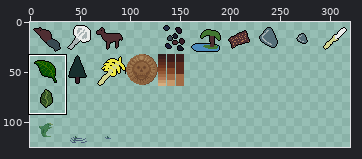
File history of a sprite sheet, tiles/resources.png. Above, an overview of the earlier version with the close-up marked.
Close-up. The starting point:
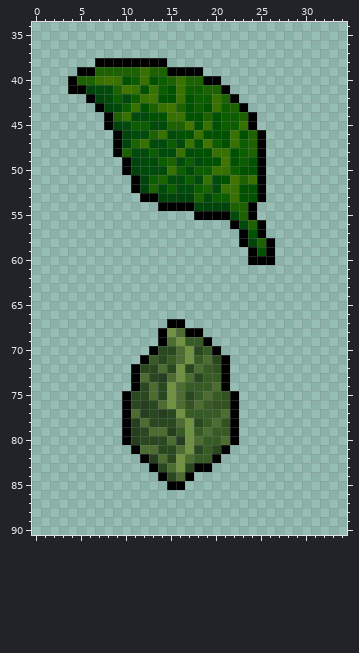
The file is 320x128 pixels. Colours within 5 levels of each other are drawn and written as one. Shown: x 0..34, y 34..90. The wide view leaves out empty margins.
The same view after the edit:
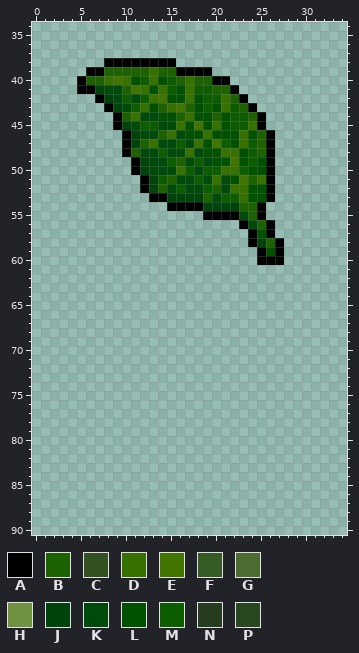
Palette (. is transparent): A #010001  B #1c6200  C #345121  D #377200  E #427500  F #375b25  G #4c6c32  H #719142  J #00440b  K #004b0c  L #005200  M #0c5c00  N #263e1f  P #294820
Author's note on the commit: Update prime tobacco.
Changes in this commit:
y 38: x 7 A -> .; x 15 . -> A
y 39: x 5 A -> .; x 7 B -> A; x 12..13 DB -> BD; x 15 A -> B; x 19 . -> A
y 40: x 4..5 AB -> .A; x 7..17 DEDLMDLMBDB -> BDEDLMDLMBD; x 19 A -> B; x 21 . -> A
y 41: x 4 A -> .; x 6..7 JK -> AJ; x 9..17 BEDLDMLDM -> KBEDLDMLD; x 19 B -> M; x 21..22 A. -> BA
y 42: x 6..14 AJKMKMDEL -> .AJKMKMDE; x 16..18 DLM -> LDL; x 20..23 DBA. -> MDBA
y 43: x 7..24 AJKMDLBDEBLMLDMBA. -> .AJKMDLBDEBLMLDMBA
y 44: x 8..11 ABDK -> .ABD; x 13 L -> K; x 15..17 DDL -> LBD; x 19..21 BLM -> LBL; x 23..25 BA. -> MBA
y 45: x 8..11 AJKM -> .AJK; x 13 K -> M; x 15..21 BBELDLM -> KDLELDL; x 23..25 DA. -> MDA
y 46: x 9..11 AJK -> .AJ; x 13..16 BDKL -> KBDK; x 18..19 DL -> LD; x 22..26 DLBA. -> LDLBA
y 47: x 9..13 AJBDK -> .AJBD; x 15..26 MKDLEMLDMBA. -> KMKDLEMLDMBA
y 48: x 9..11 ABK -> .AB; x 13..14 MK -> KM; x 16..18 DKL -> KDK; x 20 D -> L; x 22..26 LMBA. -> DLMBA
y 49: x 10..12 AJK -> .AJ; x 14..19 MBKMKL -> KMBKMK; x 21..26 ELMLA. -> LELMLA
y 50: x 10..12 AJK -> .AJ; x 15..18 DMKM -> KDMK; x 20 D -> M; x 22..23 ML -> DM; x 25..26 A. -> LA
y 51: x 11..15 AJMBK -> .AJMB; x 17..26 MKDKLEBDA. -> KMKDKLEBDA
y 52: x 11..16 AJBKMK -> .AJBKM; x 18..21 MBKD -> KMBK; x 23 L -> D; x 25..26 A. -> LA
y 53: x 12 A -> .; x 14 J -> A; x 18..20 BKM -> JBK; x 22..23 DL -> MD; x 25..26 A. -> LA
y 54: x 14 A -> .; x 18 J -> A; x 22 B -> J; x 24..25 A. -> BA
y 55: x 18 A -> .; x 22..25 KBA. -> AKBA
y 56: x 22..26 AKBA. -> .AKBA
y 57: x 23..26 ALA. -> .ALA
y 58: x 23..27 AJBA. -> .AJBA
y 59: x 24..27 ALA. -> .ALA
y 60: x 24 A -> .; x 27 . -> A
y 67: x 15..16 AA -> ..
y 68: x 14..18 AHGAA -> .....
y 69: x 14..19 AGHFFA -> ......
y 70: x 13..20 APPGHPFA -> ........
y 71: x 12..21 AFPFGHFGPA -> ..........
y 72: x 11..21 APPGPHPGFCA -> ...........
y 73: x 11..21 AGPNGHGPFFA -> ...........
y 74: x 11..21 APGPHGFFFGA -> ...........
y 75: x 10..22 APPGPHGPFGFCA -> .............
y 76: x 10..22 APNPGHGCGFCCA -> .............
y 77: x 10..22 AGNPNPHFFFFGA -> .............
y 78: x 10..22 ANGPPPGHPFGCA -> .............
y 79: x 10..22 ANPGGNFHFGFFA -> .............
y 80: x 10..22 ANPPPGNHGFFGA -> .............
y 81: x 11..21 AGGPPGHPFPA -> ...........
y 82: x 12..20 ANGPHGFFA -> .........
y 83: x 13..19 APGHPAA -> .......
y 84: x 14..17 APGA -> ....
y 85: x 15..16 AA -> ..
